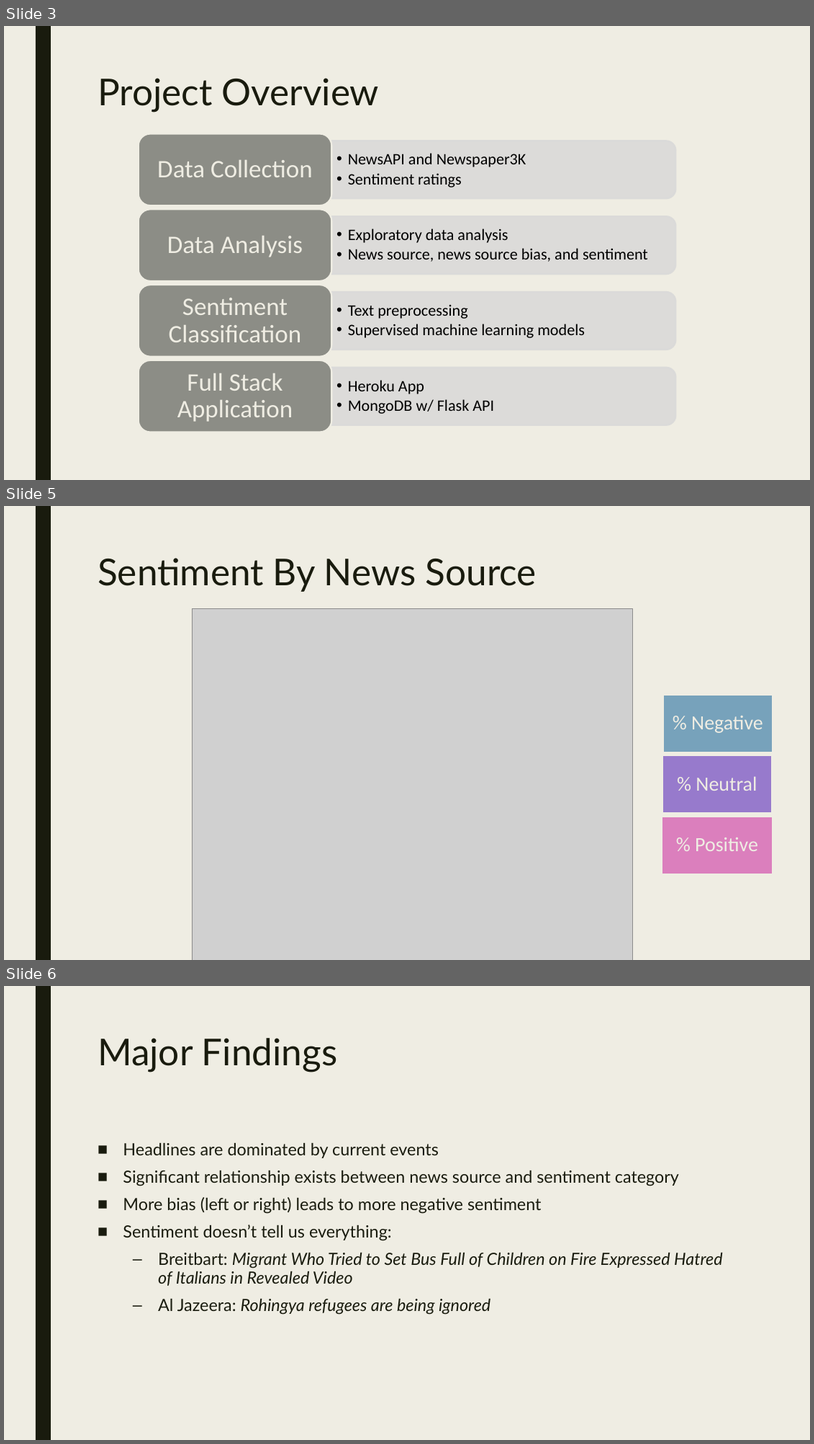
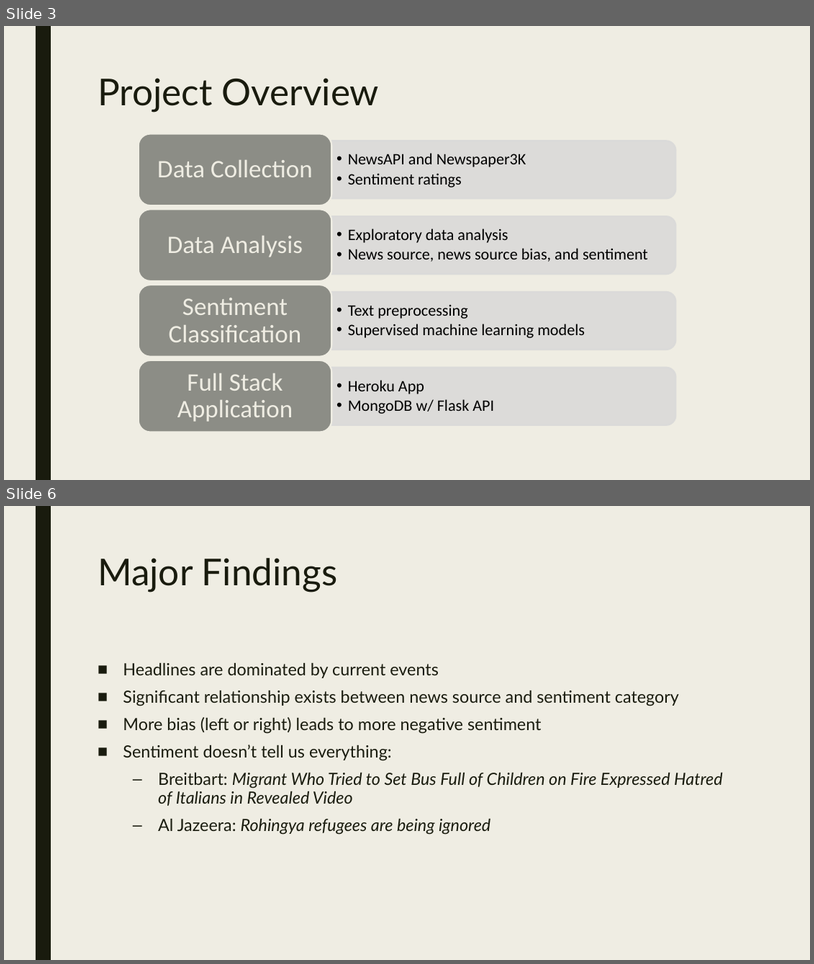
Before and after one commit to James-Ashley/sentiment-analysis-dashboard, a slide deck: demo_day_deck.pptx. Shown one above the other, each under a label of ours: slides 3, 5 and 6 before the commit, slides 3 and 6 after it; the slides between them are not shown. The pictures are 814x1444 and 814x964 pixels, drawn with LibreOffice and Linux fonts; fonts in the diff are those of the drawing; grey boxes stand for pictures. Boxes give left, top, right and bottom in pixels: in the first picture for what was removed or moved away, otherwise in the second. Text is boxed around its words. In the diff, an @@ line names an element or a change of style, - is before the commit and + after.

```diff
--- a/demo_day_deck.pptx
+++ b/demo_day_deck.pptx
@@ slide 5 removed at (4,506,810,960), background #EFEDE3; not listed: 1 template element that a slide beside it also shows @@
@@ title removed at (98,558,537,592) @@
-Sentiment By News Source
@@ picture removed at (192,608,633,960) @@
@@ group removed at (662,694,774,874): 3 rectangles, 3 texts @@
-% Negative
-% Neutral
-% Positive
```
Also in this commit, not shown: 1 slide changed, 1 slide added, 4 other files.
